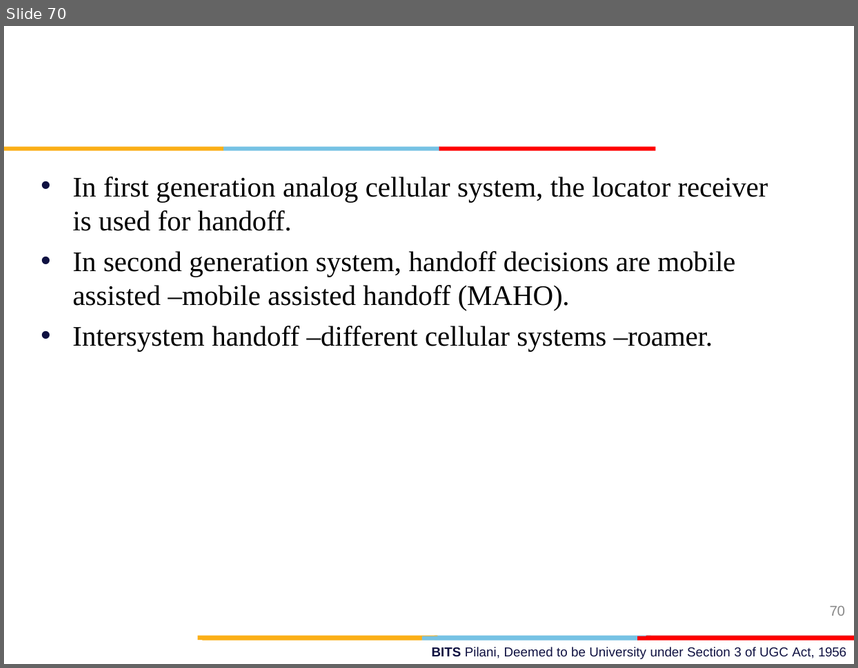
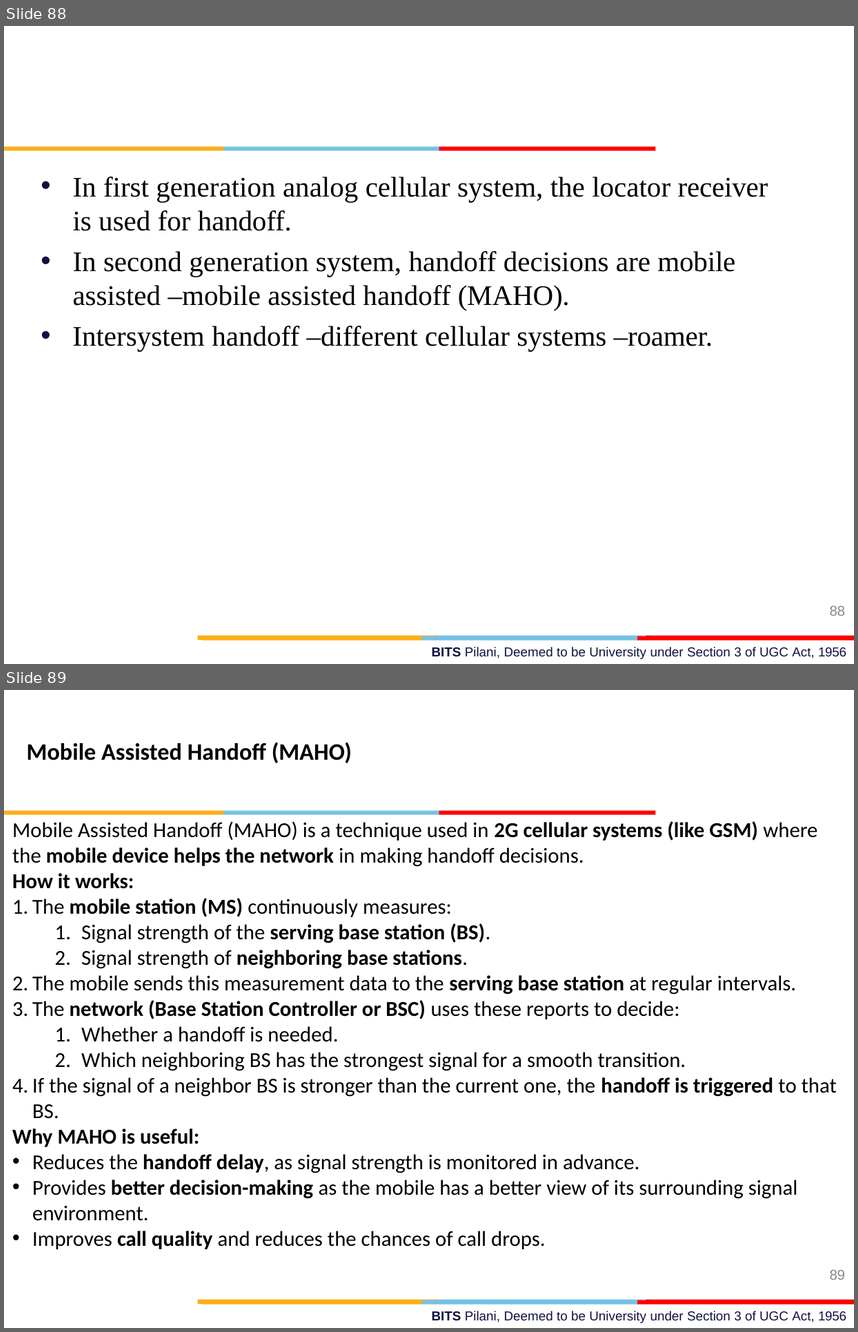
Before and after one commit to AbidKhan01ak/Mtech-7th-Sem, a slide deck: WMC/L1_WMC.pptx. Shown one above the other, each under a label of ours: slide 70 before the commit, slides 88 and 89 after it. The pictures are 858x668 and 858x1332 pixels, drawn with LibreOffice and Linux fonts; fonts in the diff are those of the drawing; background and template pictures are left out. Boxes give left, top, right and bottom in pixels: in the first picture for what was removed or moved away, otherwise in the second. Text is boxed around its words. In the diff, an @@ line names an element or a change of style, - is before the commit and + after.

```diff
--- a/WMC/L1_WMC.pptx
+++ b/WMC/L1_WMC.pptx
@@ slide 89 added at box(4, 690, 854, 1328), background #FFFFFF; not listed: 9 template elements that a slide beside it also shows @@
@@ text added at box(27, 742, 352, 763), 20 pt, text #000000, bold @@
+Mobile Assisted Handoff (MAHO)
@@ text added at box(12, 821, 837, 1249), 18 pt, text #000000 @@
+Mobile Assisted Handoff (MAHO) is a technique used in 2G cellular systems (like GSM) where the mobile device helps the network in making handoff decisions.
+How it works:
+1. The mobile station (MS) continuously measures:
+  1. Signal strength of the serving base station (BS).
+  2. Signal strength of neighboring base stations.
+2. The mobile sends this measurement data to the serving base station at regular intervals.
+3. The network (Base Station Controller or BSC) uses these reports to decide:
+  1. Whether a handoff is needed.
+  2. Which neighboring BS has the strongest signal for a smooth transition.
+4. If the signal of a neighbor BS is stronger than the current one, the handoff is triggered to that BS.
+Why MAHO is useful:
+• Reduces the handoff delay, as signal strength is monitored in advance.
+• Provides better decision-making as the mobile has a better view of its surrounding signal environment.
+• Improves call quality and reduces the chances of call drops.
@@ page number added at box(830, 1270, 845, 1279), 12 pt, text #888888 @@
+89
@@ text added at box(432, 1310, 846, 1323), 11 pt, text #0F1141 @@
+BITS Pilani, Deemed to be University under Section 3 of UGC Act, 1956
@@ what was slide 70 is now slide 88 @@
@@ page number at box(830, 606, 845, 615): text changed @@
-70
+88
```
Also in this commit, not shown: 2 slides changed, 19 other slides added, 1 slide removed, 1 other file.
